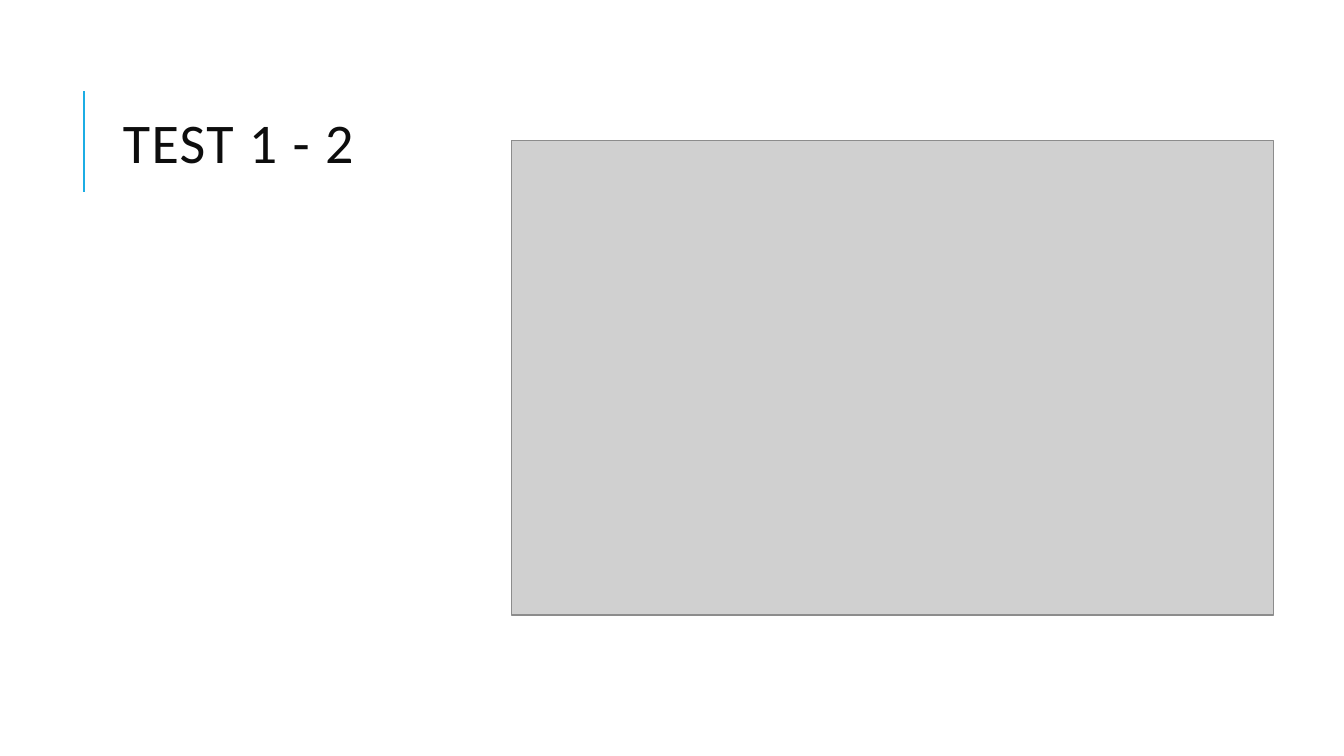
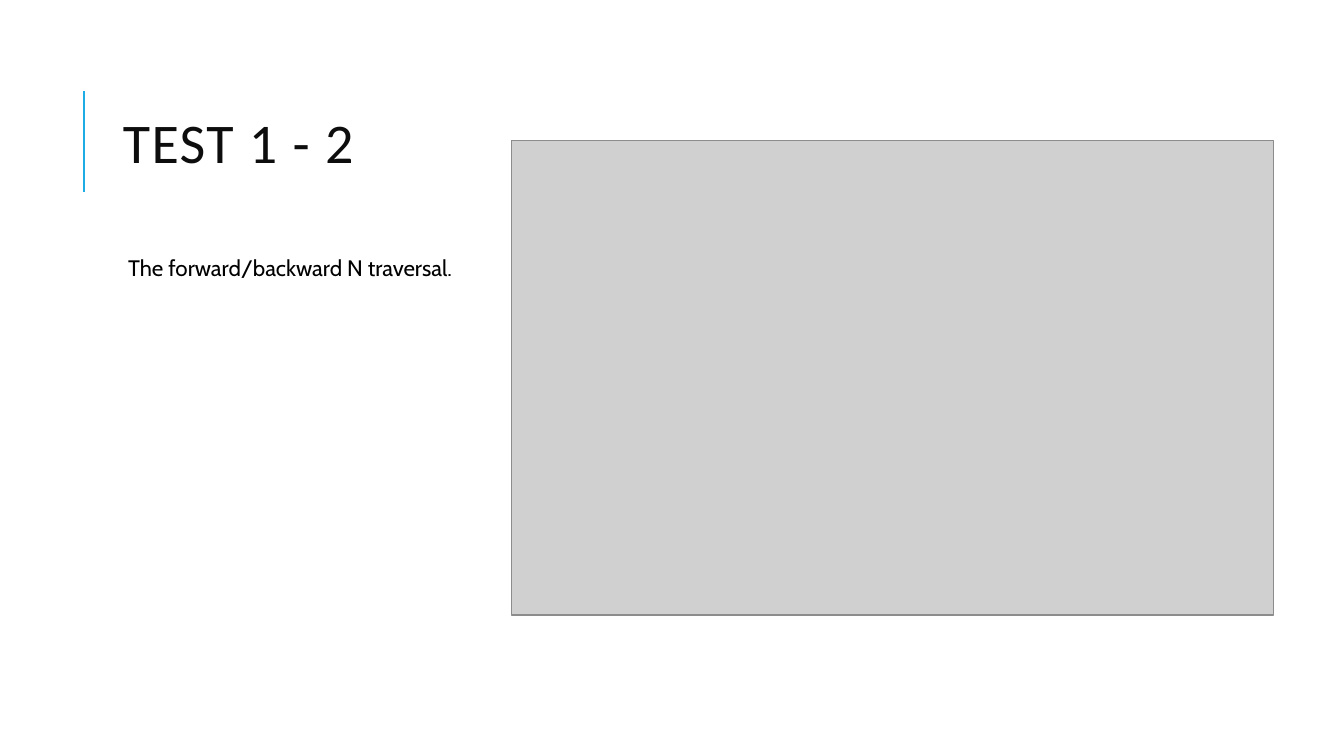
Before and after one commit to RubenTipparach/Mimicvr, a slide deck: slide 12 of Report/Mimic vr.pptx. Drawn at 1344x756 pixels with LibreOffice and Linux fonts; fonts in the diff are those of the drawing; grey boxes stand for pictures. Boxes give left, top, right and bottom in pixels: in the first picture for what was removed or moved away, otherwise in the second. Text is boxed around its words. In the diff, an @@ line names an element or a change of style, - is before the commit and + after.

```diff
--- a/Report/Mimic vr.pptx
+++ b/Report/Mimic vr.pptx
@@ text added at (128,259,452,278), 16 pt, text #000000 @@
+  The forward/backward N traversal.
```
Also in this commit, not shown: 1 other slide changed, 6 slides added, 5 slides removed, 2 other files.
